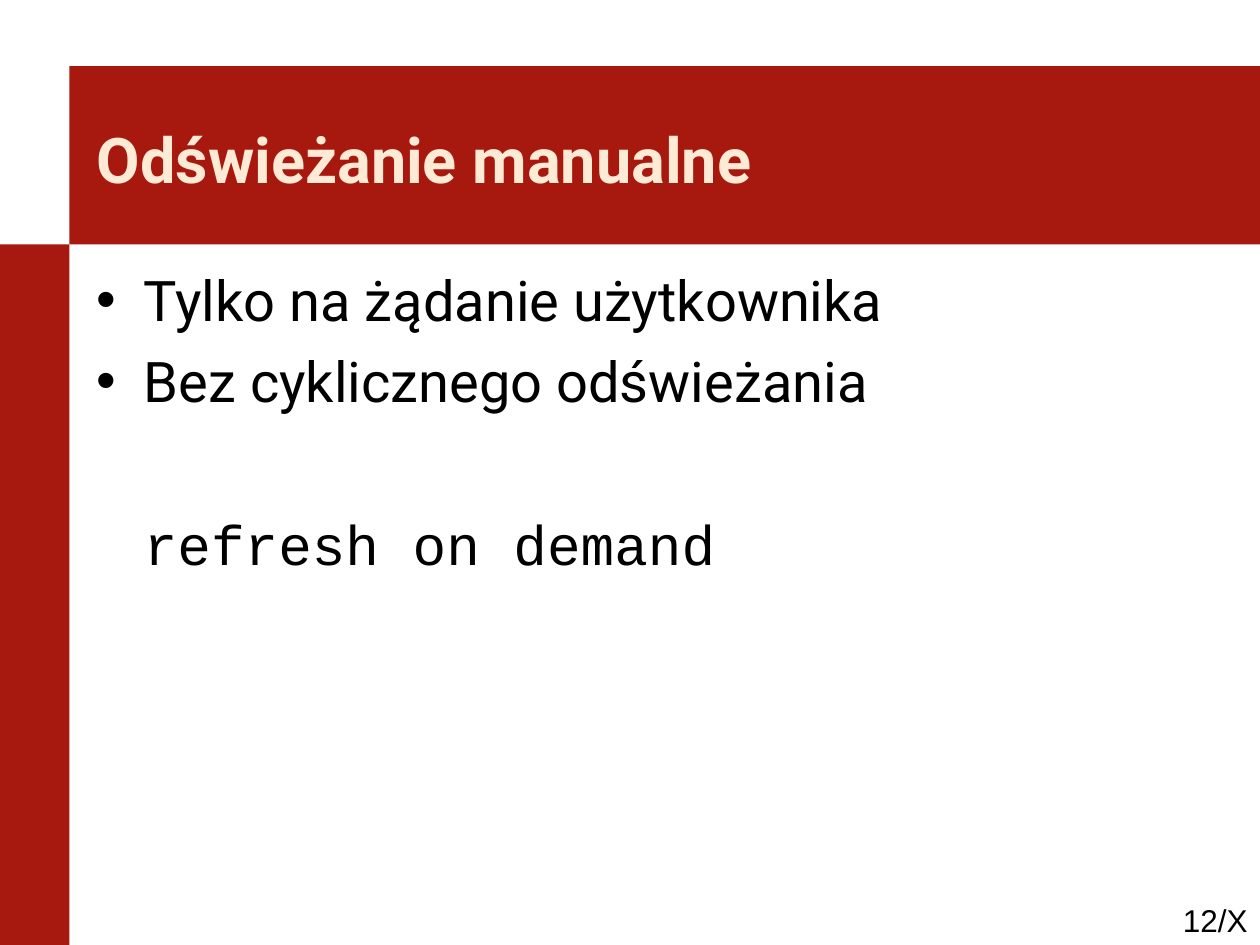
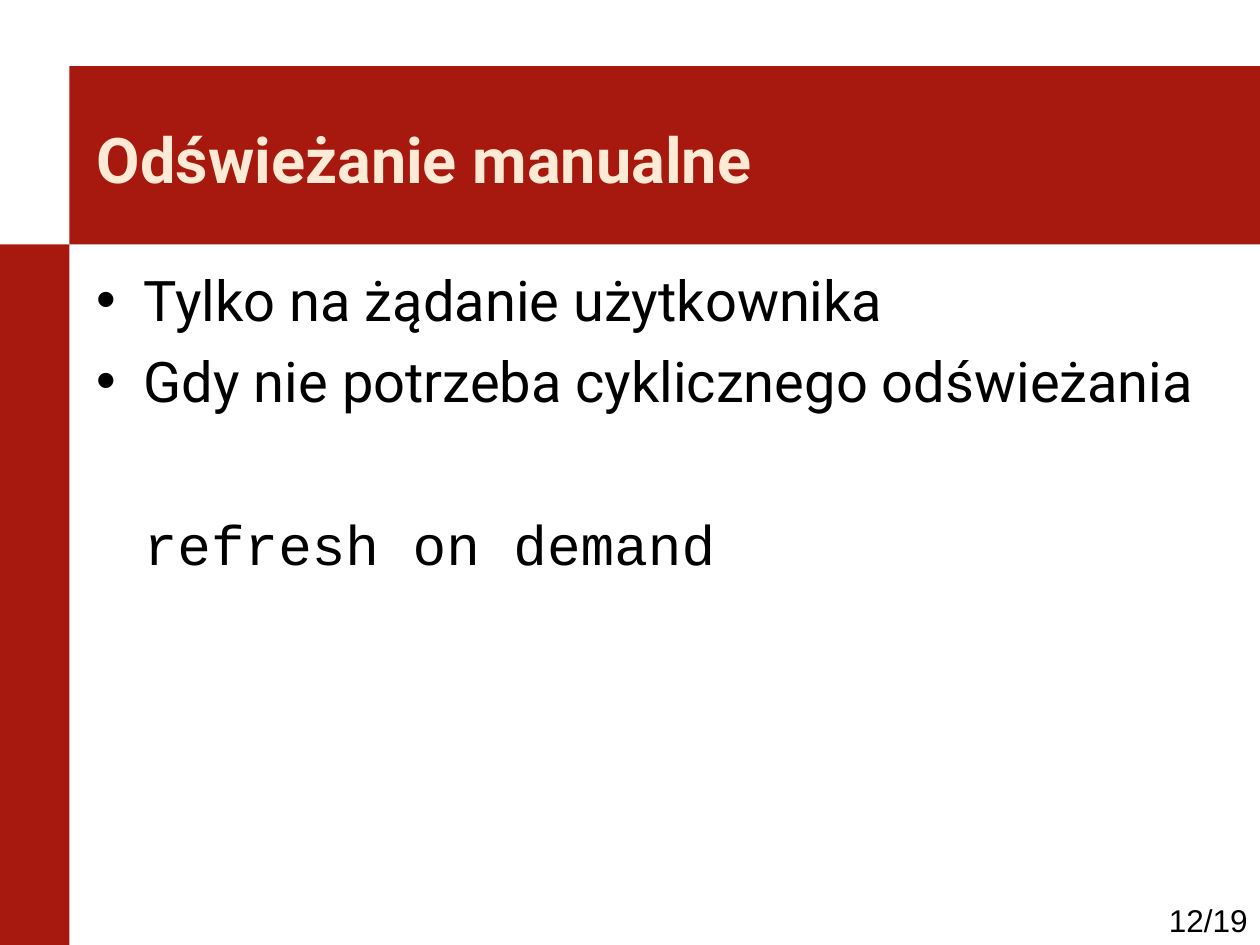
Before and after one commit to kaczanmo/projekt_bd_2013, a slide deck: slide 12 of prezentacja_1/prezentacja_1.ppt. Drawn at 1260x945 pixels with LibreOffice and Linux fonts; fonts in the diff are those of the drawing; background and template pictures are left out. Boxes give left, top, right and bottom in pixels: in the first picture for what was removed or moved away, otherwise in the second. Text is boxed around its words. In the diff, an @@ line names an element or a change of style, - is before the commit and + after.

```diff
--- a/prezentacja_1/prezentacja_1.ppt
+++ b/prezentacja_1/prezentacja_1.ppt
@@ text at <box>144,360,1193,414</box>: text changed @@
-• Bez cyklicznego odświeżania
+• Gdy nie potrzeba cyklicznego odświeżania
@@ page number at <box>1169,909,1248,933</box>: text changed @@
-12/X
+12/19
```
Also in this commit, not shown: 5 other slides changed, 1 other file.
